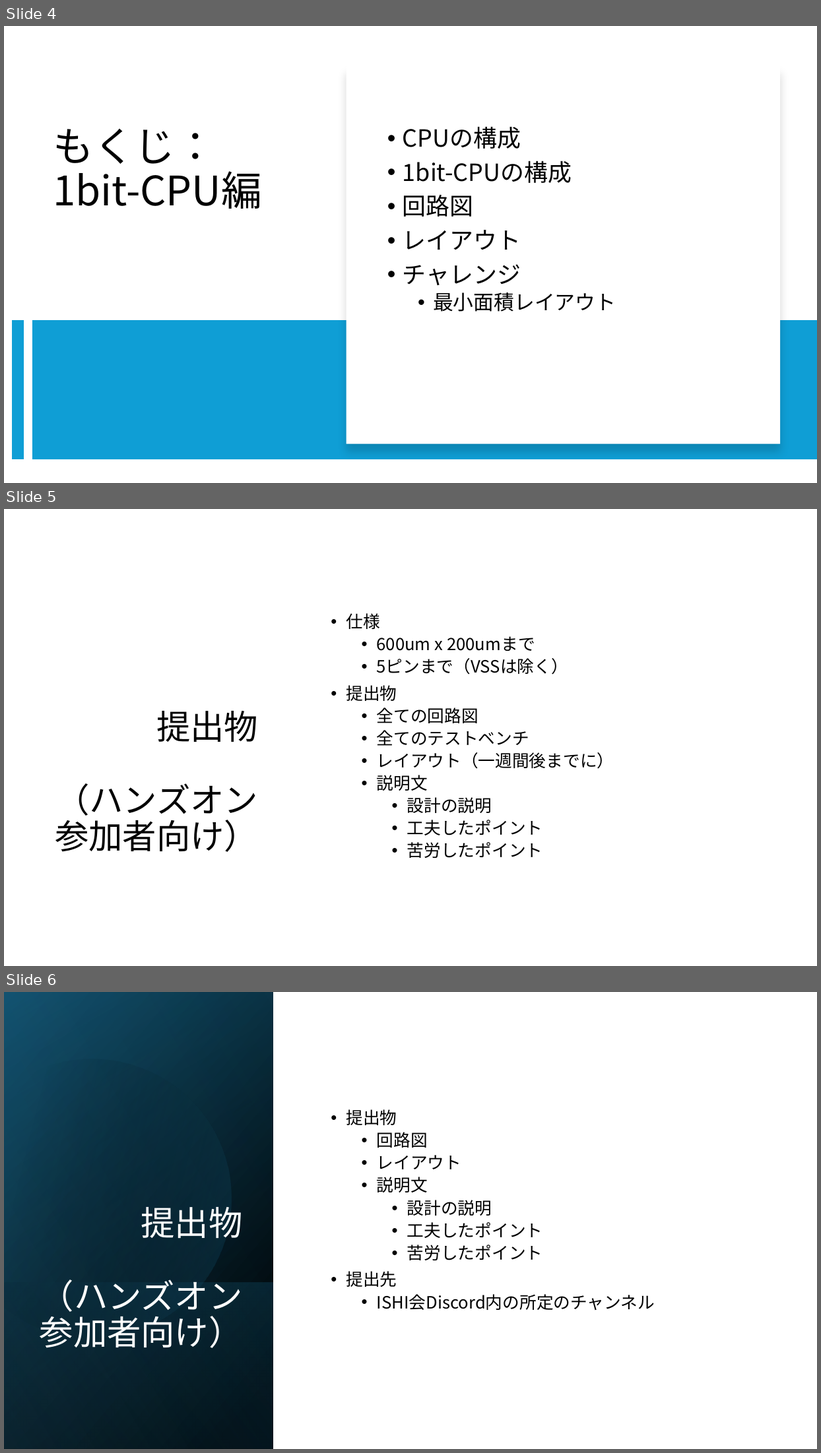
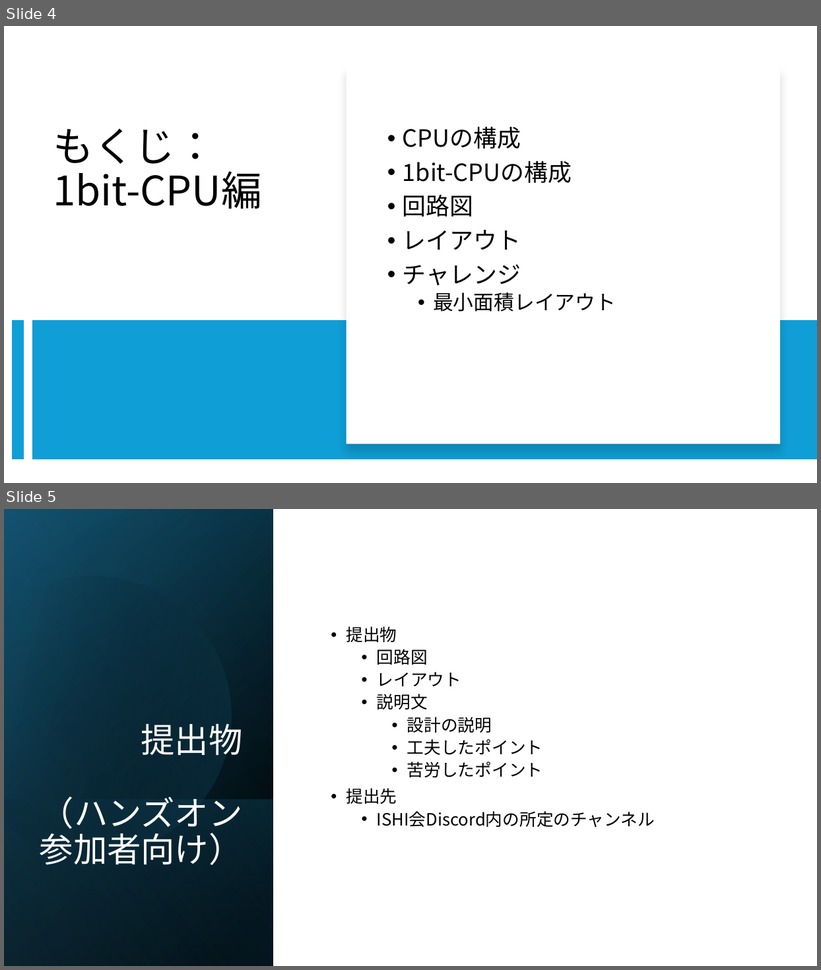
Before and after one commit to ishi-kai/openmpw-transistor-level-examples, a slide deck: TR10/docs/1bit-CPU_TR10.pptx. Shown one above the other, each under a label of ours: slides 4, 5 and 6 before the commit, slides 4 and 5 after it. The pictures are 821x1453 and 821x970 pixels, drawn with LibreOffice and Linux fonts; fonts in the diff are those of the drawing. Boxes give left, top, right and bottom in pixels: in the first picture for what was removed or moved away, otherwise in the second. Text is boxed around its words. In the diff, an @@ line names an element or a change of style, - is before the commit and + after.

```diff
--- a/TR10/docs/1bit-CPU_TR10.pptx
+++ b/TR10/docs/1bit-CPU_TR10.pptx
@@ slide 5 removed at box(4, 509, 817, 966), background #FFFFFF @@
@@ text removed at box(346, 613, 614, 858) @@
-• 仕様
-  • 600um x 200umまで
-  • 5ピンまで（VSSは除く）
-• 提出物
-  • 全ての回路図
-  • 全てのテストベンチ
-  • レイアウト（一週間後までに）
-  • 説明文
-    • 設計の説明
-    • 工夫したポイント
-    • 苦労したポイント
@@ text removed at box(55, 711, 258, 852) @@
-提出物
-（ハンズオン
-参加者向け）
@@ what was slide 6 is now slide 5 @@
```
Also in this commit, not shown: 7 other files.
